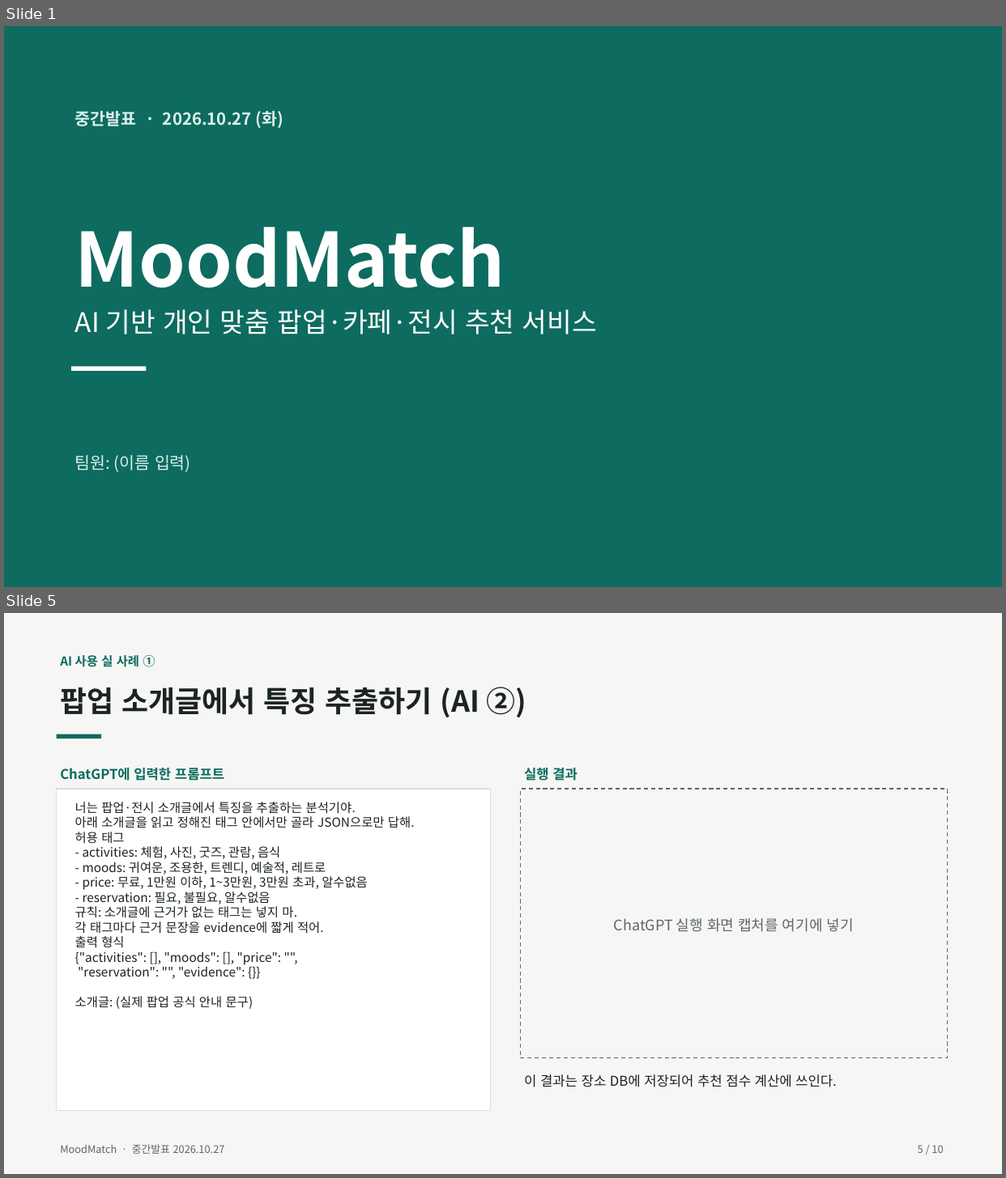
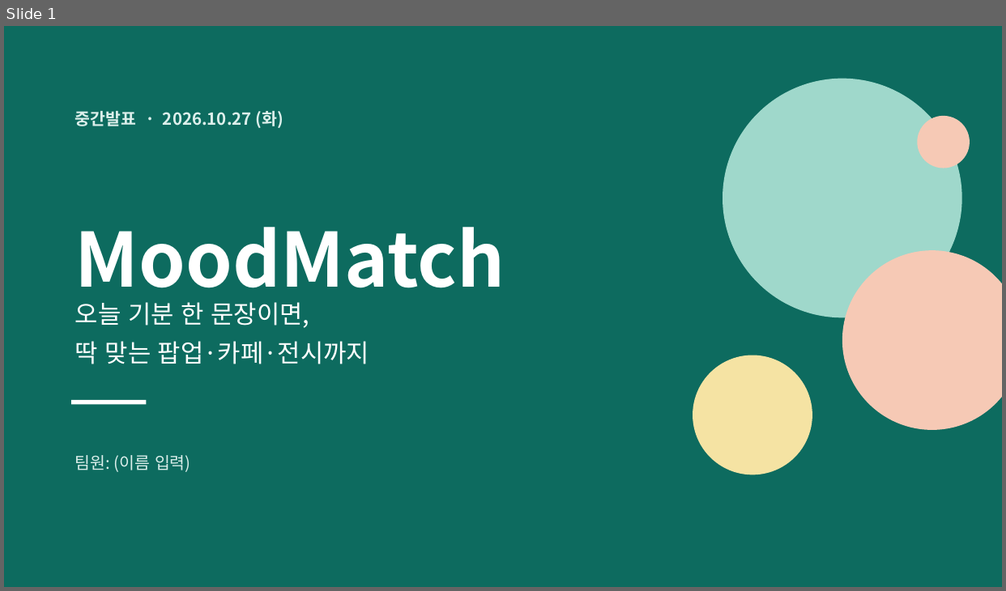
Before and after one commit to junwoo906/MoodMatch, a slide deck: docs/MoodMatch_중간발표.pptx. Shown one above the other, each under a label of ours: slides 1 and 5 before the commit, slide 1 after it; the slides between them are not shown. The pictures are 1006x1178 and 1006x591 pixels, drawn with LibreOffice and Linux fonts; fonts in the diff are those of the drawing. Boxes give left, top, right and bottom in pixels: in the first picture for what was removed or moved away, otherwise in the second. Text is boxed around its words. In the diff, an @@ line names an element or a change of style, - is before the commit and + after.

```diff
--- a/docs/MoodMatch_중간발표.pptx
+++ b/docs/MoodMatch_중간발표.pptx
@@ slide 5 removed at [4,613,1002,1174], background #F6F7F5 @@
@@ text removed at [60,655,155,667] @@
-AI 사용 실 사례 ①
@@ text removed at [60,687,526,717] @@
-팝업 소개글에서 특징 추출하기 (AI ②)
@@ rectangle removed at [57,735,101,739] @@
@@ text removed at [60,768,224,781] @@
-ChatGPT에 입력한 프롬프트
@@ text removed at [524,768,577,781] @@
-실행 결과
@@ rectangle removed at [57,789,491,1111] @@
@@ text removed at [75,802,415,1009] @@
-너는 팝업·전시 소개글에서 특징을 추출하는 분석기야.
-아래 소개글을 읽고 정해진 태그 안에서만 골라 JSON으로만 답해.
-허용 태그
-- activities: 체험, 사진, 굿즈, 관람, 음식
-- moods: 귀여운, 조용한, 트렌디, 예술적, 레트로
-- price: 무료, 1만원 이하, 1~3만원, 3만원 초과, 알수없음
-- reservation: 필요, 불필요, 알수없음
-규칙: 소개글에 근거가 없는 태그는 넣지 마.
-각 태그마다 근거 문장을 evidence에 짧게 적어.
-출력 형식
-{"activities": [], "moods": [], "price": "",
-"reservation": "", "evidence": {}}
-소개글: (실제 팝업 공식 안내 문구)
@@ rectangle removed at [521,789,948,1059] @@
@@ text removed at [614,918,854,932] @@
-ChatGPT 실행 화면 캡처를 여기에 넣기
@@ text removed at [524,1075,837,1088] @@
-이 결과는 장소 DB에 저장되어 추천 점수 계산에 쓰인다.
@@ text removed at [60,1144,225,1154] @@
-MoodMatch · 중간발표 2026.10.27
@@ text removed at [918,1145,943,1153] @@
-5 / 10
@@ slide 1 changed as well @@
@@ ellipse added at [722,79,962,318], fill #9FD8CB @@
@@ ellipse added at [918,116,970,169], fill #F6C9B5 @@
@@ ellipse added at [842,250,1002,430], fill #F6C9B5 @@
@@ text at [75,302,369,365]: text changed; size 26 to 24 pt @@
-AI 기반 개인 맞춤 팝업·카페·전시 추천 서비스
+오늘 기분 한 문장이면,
+딱 맞는 팝업·카페·전시까지
@@ ellipse added at [692,356,812,476], fill #F5E3A3 @@
@@ rectangle: place and size @@
-rectangle at [71,367,147,371]
+rectangle at [71,400,147,405]
```
Also in this commit, not shown: 6 other slides changed, 2 slides added, 2 other slides removed, 4 other files.
